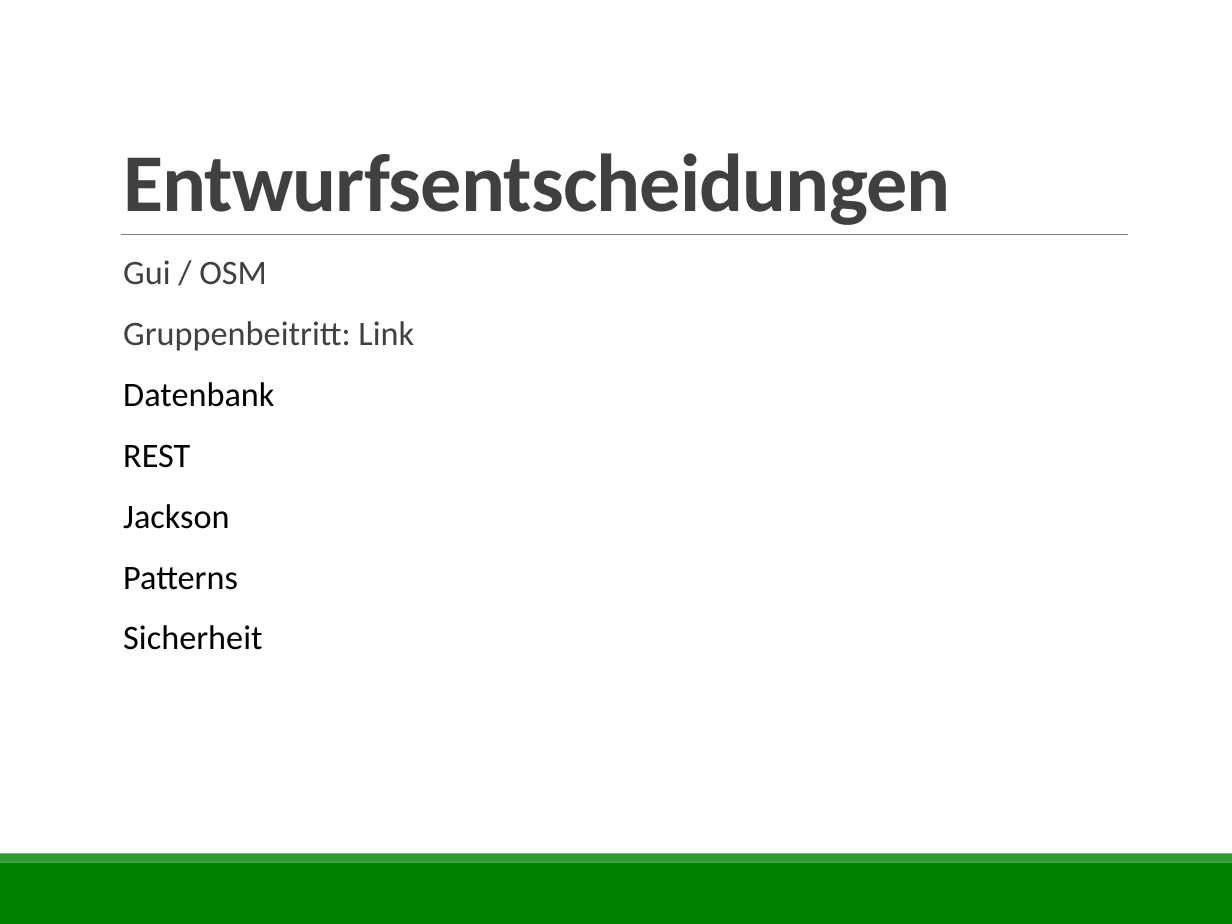
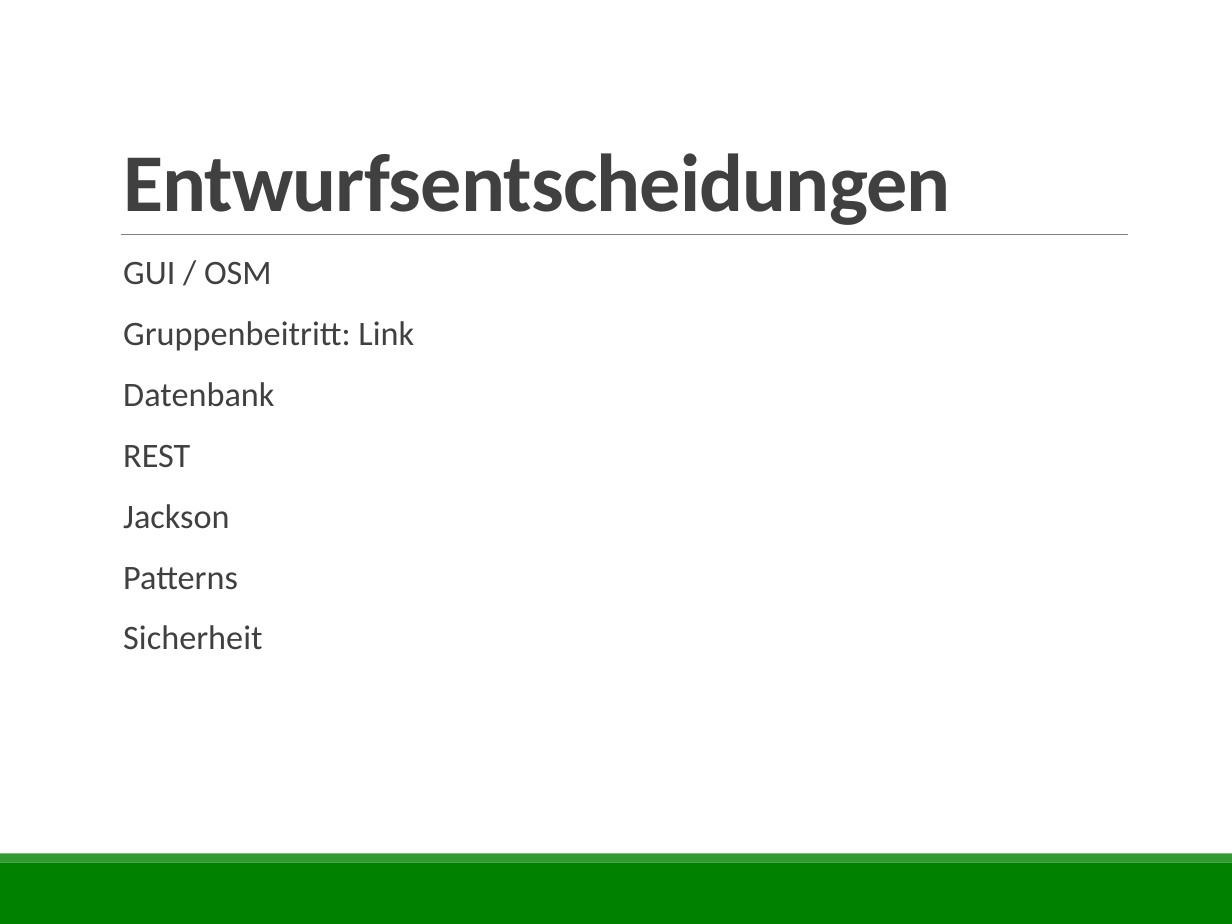
Before and after one commit to rethesa/pse-android-go-server, a slide deck: slide 7 of Abschlusspräsentation/Abschlusspräsentation.pptx. Drawn at 1232x924 pixels with LibreOffice and Linux fonts; fonts in the diff are those of the drawing. Boxes give left, top, right and bottom in pixels: in the first picture for what was removed or moved away, otherwise in the second. Text is boxed around its words. In the diff, an @@ line names an element or a change of style, - is before the commit and + after.

```diff
--- a/Abschlusspräsentation/Abschlusspräsentation.pptx
+++ b/Abschlusspräsentation/Abschlusspräsentation.pptx
@@ text at [123,262,272,285]: text changed @@
-  Gui / OSM
+  GUI / OSM
@@ text at [123,382,274,650]: text colour #000000 to #404040 in "Datenbank", "REST", "Jackson", "Patterns" and 1 more places @@
```
Also in this commit, not shown: 1 other slide changed, 1 other file.
